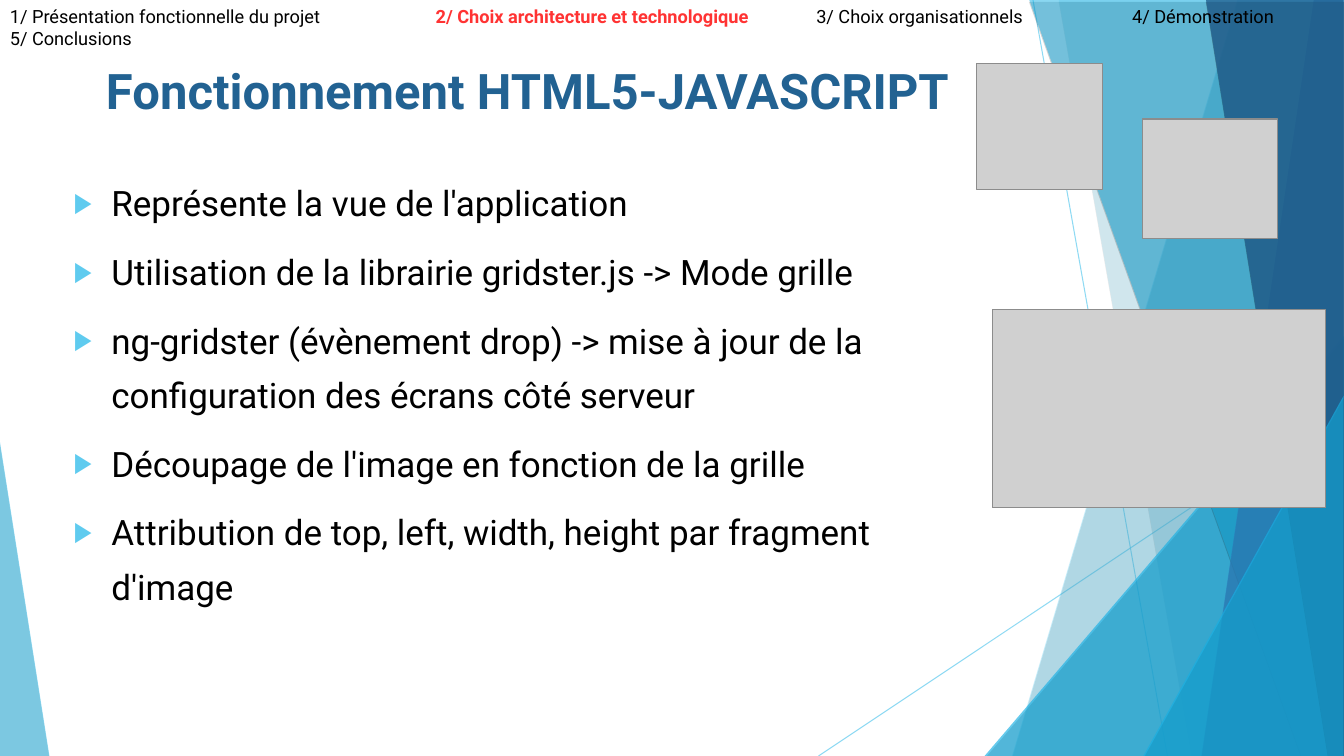
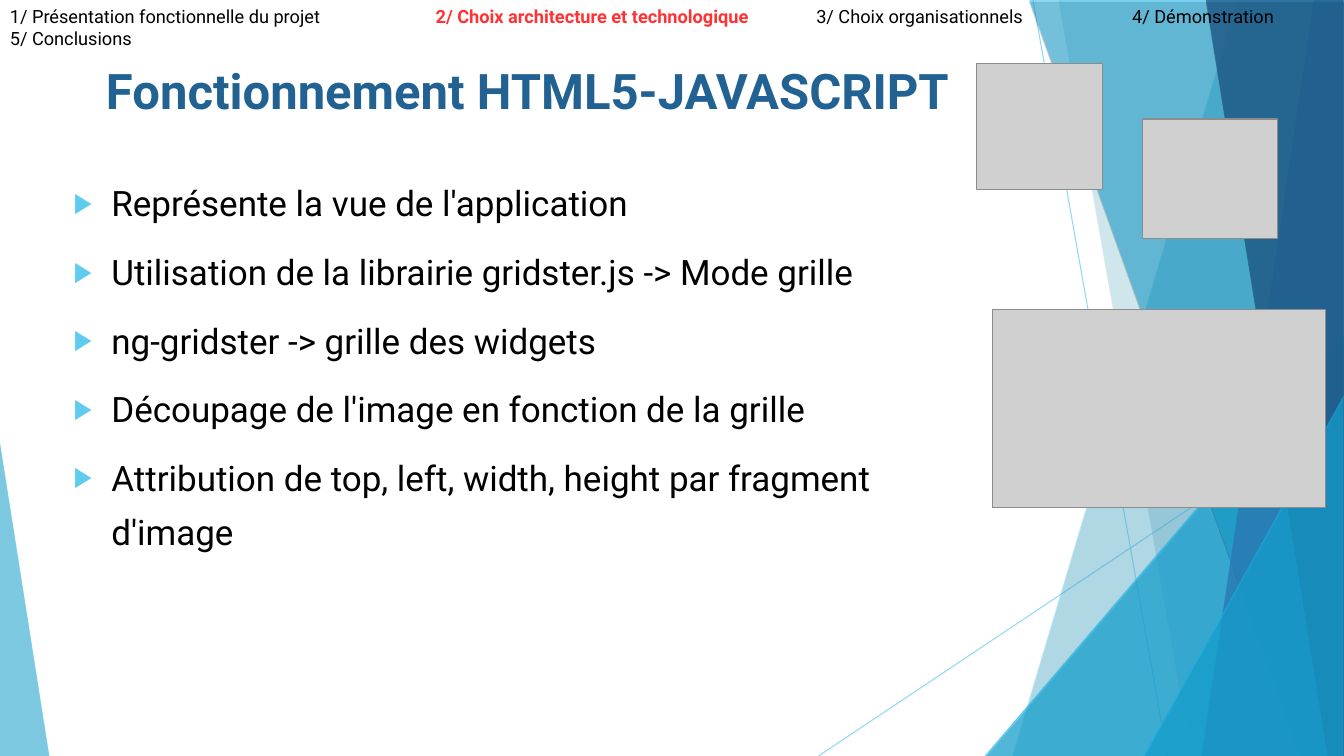
Before and after one commit to ComeBurguburu/AmbianceShowRoom, a slide deck: slide 14 of docs/Presentation orale.odp. Drawn at 1344x756 pixels with LibreOffice and Linux fonts; fonts in the diff are those of the drawing; grey boxes stand for pictures. Boxes give left, top, right and bottom in pixels: in the first picture for what was removed or moved away, otherwise in the second. Text is boxed around its words. In the diff, an @@ line names an element or a change of style, - is before the commit and + after.

```diff
--- a/docs/Presentation orale.odp
+++ b/docs/Presentation orale.odp
@@ text at [111, 327, 596, 362]: text changed @@
-▶ ng-gridster (évènement drop) -> mise à jour de la configuration des écrans côté serveur
+▶ ng-gridster -> grille des widgets
```
Also in this commit, not shown: 13 other slides changed, 3 other files.
